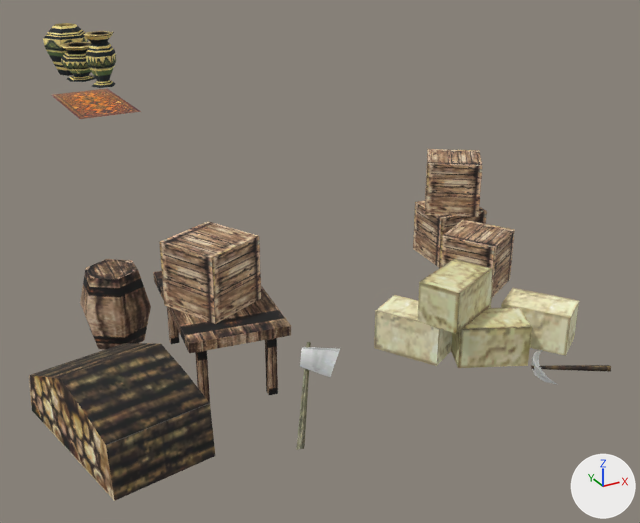
One commit to the COLLADA model client/art/meshes/props/kart_storehouse_a.dae: the scene before it, then after it.
Before and after are seen from a 50 mm camera at (-0.192, -0.519, 0.264) aimed at (0.06, -0.06, 0.035). The lights are fixed; the arrows at lower right show +X, +Y and +Z.

Before the edit, the objects in view are built like this:
```python
me_axe03mesh = bpy.data.meshes.new('axe03Mesh')
me_axe03mesh.from_pydata(...)  # 313 vertices, 492 faces; spans x -0.245..0.104, y 0.616..0.984, z -0.039..0.127
me_axe03mesh.materials.append(mat_01___default)  # picture img_kart_struct_dds
ob_axe03 = bpy.data.objects.new('axe03', me_axe03mesh)
ob_axe03.location = (0.113, -0.8267, 0.0371)
```
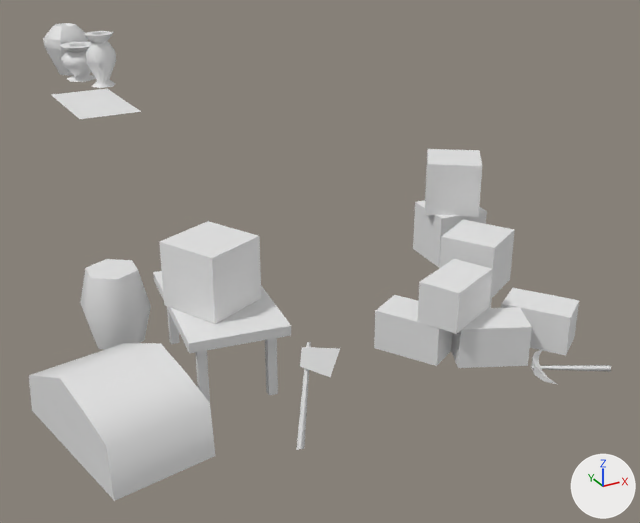
What differs and where, as boxes (x1, y1, x2, y2) in the pictures (640 x 523 px):
'axe03', recoloured
    both: (29, 23, 611, 501)

Edits to the bpy script that builds the scene:
```text
Change me_axe03mesh:
    where me_axe03mesh.from_pydata(...)  # 313 vertices, 492 faces; spans x -0.245..0.104, y 0.616..0.984, z -0.039..0.127
    remove me_axe03mesh.materials.append(mat_01___default)  # picture img_kart_struct_dds
```
